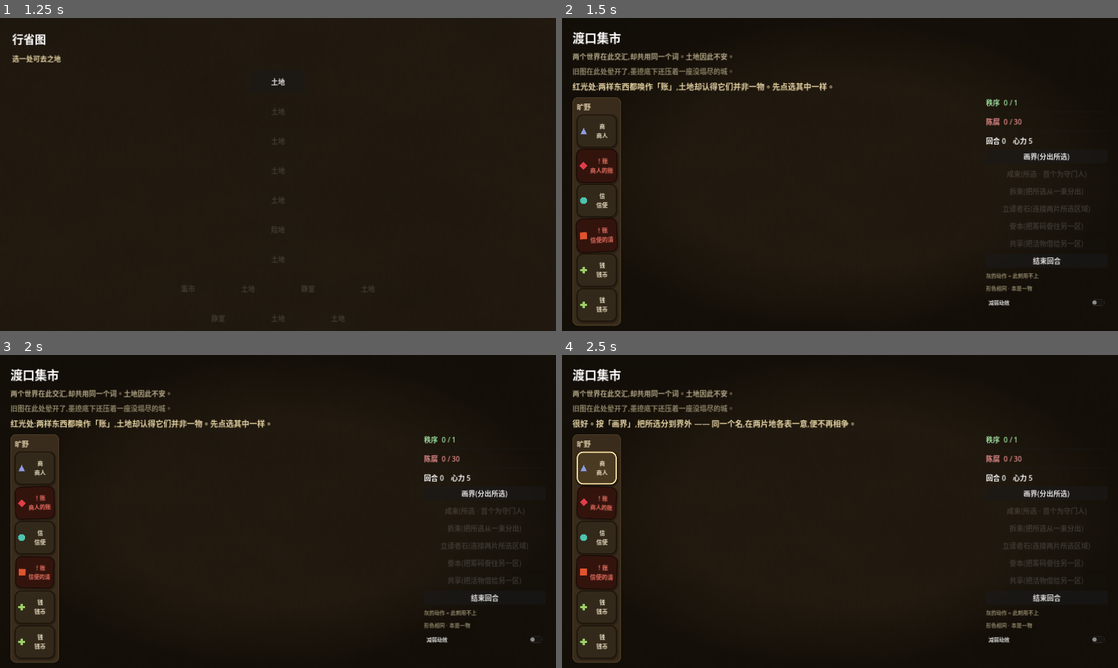
Above: before the commit, frames 1-4 (two rows, left to right).
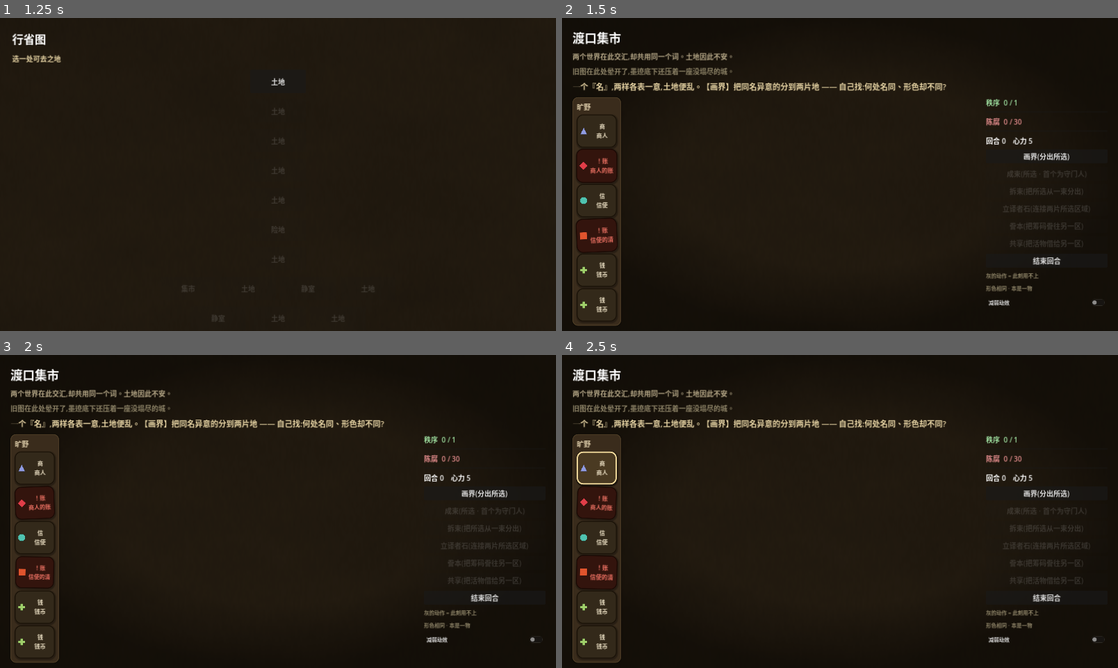
Above: after the commit, the same moments.

Repository: HelloKuoty/bounds
Game: Godot game, scene res://scenes/main/Main.tscn
The game is run twice, just before and just after one commit, with the same random seed, the same clock (stepped at 60 frames per second) and the same inputs.
Inputs:
- Up to frame 1 (1.25 s): click "启程" at 0.5 s
- Up to frame 2 (1.5 s): click "土地" at 1.25 s
- Up to frame 3 (2 s): no input
- Up to frame 4 (2.5 s): click "商 商人" at 2 s

Frame 1 is identical in both runs. In frame 2, 1.2% of the frame differs, in the area x 1-70%, y 20-24%; in frame 3, 1.2%; in frame 4, 1.2%.

Commit message:
iter-25: de-hand-hold guidance — teach the tool + how to diagnose, never which pieces
Roguelike-lite 程序第一刀(根因#1, 委员会一致):
- G_* 重构: 引导只教"动作干嘛 + 怎么自己诊断"(同名异形? 形色相同本该同束? 哪束太满?), 绝不点具体棋子; 学会后转类型无关 G_LOOK"细看名与形,自寻其谬"
- _update_guide 去掉 SELECT/ACT/NUDGE 指向与 sel 依赖; 红/！/颤动仍是反馈非答案
- 红线测试: 学会前(教工具)与学会后(go look)引导皆 assert 不含冲突字"账" → 诊断还给玩家
- 同步 test_no_jargon 扫描列表; 99绿, smoke通关, LOAD 0. 重导出网页.
保留动作按钮情境亮灭(次级提示, 待iter-26陷阱/iter-29构筑自然弱化); 行为级"naive必败"红线随陷阱进iter-26.

Co-Authored-By: Claude Opus 4.8 (1M context) <noreply@anthropic.com>

Diff:
--- a/scripts/ui/territory_view.gd
+++ b/scripts/ui/territory_view.gd
@@ -36,25 +36,19 @@
 ]
 const MEANING_SHAPES := ["circle", "square", "diamond", "triangle", "cross", "ring"]
 
-# Contextual guidance — speaks only in the world's own terms, never the concepts.
-const G_OVERLOAD_SELECT := "红光处:两样东西都唤作「%s」,土地却认得它们并非一物。先点选其中一样。"
-const G_OVERLOAD_ACT := "很好。按「画界」,把所选分到界外 —— 同一个名,在两片地各表一意,便不再相争。"
-const G_CLUSTER_SELECT := "红光的这几样本该是一体,如今各自飘散。把它们全部点选。"
-const G_CLUSTER_ACT := "按「成束」,让它们归于一束 —— 头一个所选,便是看门的。"
-const G_CLASH_SELECT := "两片地被界隔开,却仍要彼此往来。从这两片地里各点一样。"
-const G_CLASH_ACT := "按「立译者石」,在两片地之间架起一座通路。"
+# Guidance teaches the TOOL and HOW TO DIAGNOSE — never which pieces. The first time
+# a trouble appears, teach what the verb does + the heuristic to look for; once the
+# verb is learned the guide goes quiet (G_LOOK) and diagnosis is the player's job —
+# the red / ！/ tremble are feedback, not the answer. (去保姆化, iter-25)
+const G_TEACH_WALL := "一个『名』,两样各表一意,土地便乱。【画界】把同名异意的分到两片地 —— 自己找:何处名同、形色却不同?"
+const G_TEACH_BUNDLE := "有几样本是一体,却各自飘散。【成束】把它们收拢、立一个看门的 —— 自己认:哪些形色相同、本该同束?"
+const G_TEACH_SPLIT := "一束揽得太多,便守不住。【拆束】把其中几样分出去,各有所守 —— 看看哪一束太满。"
+const G_TEACH_TRANSLATOR := "界隔开了两片地,有些事仍要往来。【立译者石】在两片地间架一座通路 —— 找那对隔界相望、却还连着的。"
+const G_TEACH_SHORTAGE := "此地缺一味。筹码可【誊本】誊来一份;独一份的活物只能【共享】(有代价) —— 看缺的是什么。"
+const G_TEACH_EXPOSED := "腐斑要漫开了。【画界】把近旁的好东西围到界外 —— 趁它还没沾上。"
+const G_LOOK := "土地不安 —— 细看名与形,自寻其谬。"
 const G_SETTLED := "土地已然安宁。按「结束回合」,静观其变。"
 const G_CLEARED := "此地已净。"
-# Faded guidance — once a verb is learned, only point at the trouble, don't tell.
-const G_NUDGE_OVERLOAD := "「%s」处,红光仍在相争。"
-const G_NUDGE_CLUSTER := "几样泛红之物,本该是一体。"
-const G_NUDGE_CLASH := "界的两边,还差一座通路。"
-const G_BLOAT := "一束揽得太多了。从中点选几样,按「拆束」分出去,各有所守。"
-const G_BLOAT_NUDGE := "一束揽得太多,分一些出去。"
-const G_SHORTAGE := "此地缺一样东西。把别处的筹码点上,再点此地一样,按「誊本」誊来;若是活物,则用「共享」。"
-const G_SHORTAGE_NUDGE := "此地还缺一样东西。"
-const G_EXPOSED := "红斑要漫过来了!选中近旁的好东西,按「画界」把它们围到界外。"
-const G_EXPOSED_NUDGE := "红斑近了 —— 把好东西围走。"
 
 signal continue_pressed
 signal retry_pressed
@@ -634,34 +628,21 @@
 	if insts.is_empty():
 		_guide.text = G_SETTLED
 		return
-	var inst: Dictionary = insts[0]
-	var sel := _selected.size()
-	match inst["type"]:
+	# Teach the tool + how to diagnose the first time a trouble appears — never which
+	# pieces. Once the verb is learned, go quiet and let the player read the board.
+	match insts[0]["type"]:
 		"name_overload":
-			if taught.get("wall", false):
-				_guide.text = G_NUDGE_OVERLOAD % inst["glyph"]
-			else:
-				_guide.text = G_OVERLOAD_SELECT % inst["glyph"] if sel == 0 else G_OVERLOAD_ACT
+			_guide.text = G_LOOK if taught.get("wall", false) else G_TEACH_WALL
 		"unguarded_cluster":
-			if taught.get("bundle", false):
-				_guide.text = G_NUDGE_CLUSTER
-			else:
-				_guide.text = G_CLUSTER_SELECT if sel == 0 else G_CLUSTER_ACT
+			_guide.text = G_LOOK if taught.get("bundle", false) else G_TEACH_BUNDLE
+		"bloated_bundle":
+			_guide.text = G_LOOK if taught.get("split", false) else G_TEACH_SPLIT
 		"clash":
-			if taught.get("translator", false):
-				_guide.text = G_NUDGE_CLASH
-			else:
-				var regions := {}
-				for pid in _selected.keys():
-					regions[board.region_of(pid)] = true
-				_guide.text = G_CLASH_SELECT if regions.size() < 2 else G_CLASH_ACT
-		"bloated_bundle":
-			_guide.text = G_BLOAT_NUDGE if taught.get("split", false) else G_BLOAT
+			_guide.text = G_LOOK if taught.get("translator", false) else G_TEACH_TRANSLATOR
 		"shortage":
-			var knows: bool = taught.get("copy", false) or taught.get("share", false)
-			_guide.text = G_SHORTAGE_NUDGE if knows else G_SHORTAGE
+			_guide.text = G_LOOK if (taught.get("copy", false) or taught.get("share", false)) else G_TEACH_SHORTAGE
 		"exposed":
-			_guide.text = G_EXPOSED_NUDGE if taught.get("wall", false) else G_EXPOSED
+			_guide.text = G_LOOK if taught.get("wall", false) else G_TEACH_EXPOSED
 
 
 ## A verb button lights up only when the board currently has a problem it solves
--- a/tests/test_no_jargon.gd
+++ b/tests/test_no_jargon.gd
@@ -32,14 +32,9 @@
 		out.append(s)
 	# Contextual guidance lines.
 	for s in [
-		TerritoryView.G_OVERLOAD_SELECT, TerritoryView.G_OVERLOAD_ACT,
-		TerritoryView.G_CLUSTER_SELECT, TerritoryView.G_CLUSTER_ACT,
-		TerritoryView.G_CLASH_SELECT, TerritoryView.G_CLASH_ACT,
-		TerritoryView.G_SETTLED, TerritoryView.G_CLEARED,
-		TerritoryView.G_NUDGE_OVERLOAD, TerritoryView.G_NUDGE_CLUSTER, TerritoryView.G_NUDGE_CLASH,
-		TerritoryView.G_BLOAT, TerritoryView.G_BLOAT_NUDGE,
-		TerritoryView.G_SHORTAGE, TerritoryView.G_SHORTAGE_NUDGE,
-		TerritoryView.G_EXPOSED, TerritoryView.G_EXPOSED_NUDGE,
+		TerritoryView.G_TEACH_WALL, TerritoryView.G_TEACH_BUNDLE, TerritoryView.G_TEACH_SPLIT,
+		TerritoryView.G_TEACH_TRANSLATOR, TerritoryView.G_TEACH_SHORTAGE, TerritoryView.G_TEACH_EXPOSED,
+		TerritoryView.G_LOOK, TerritoryView.G_SETTLED, TerritoryView.G_CLEARED,
 	]:
 		out.append(s)
 	# Narrative prose + the boot screen's own words.
--- a/tests/test_territory_view.gd
+++ b/tests/test_territory_view.gd
@@ -51,21 +51,27 @@
 	view.free()
 
 
-func test_guide_is_full_when_untaught() -> void:
+func test_first_lesson_teaches_the_tool_not_the_pieces() -> void:
+	# 去保姆化(iter-25): the first time, the guide teaches what 画界 does + how to
+	# diagnose — but never names which pieces (no "账", no "click this one").
 	var board := BoardState.new()
 	board.load_territory(TerritoryDatabase.get_territory("the_crossing"))
 	var view := TerritoryView.new()
 	view.setup(board, {})  # nothing learned yet
-	assert_eq(view._guide.text, TerritoryView.G_OVERLOAD_SELECT % "账", "full guidance first time")
-	view.free()
-
-
-func test_guide_fades_once_taught() -> void:
+	assert_eq(view._guide.text, TerritoryView.G_TEACH_WALL, "first time: teach the tool + the diagnosis heuristic")
+	assert_false("账" in view._guide.text, "RED LINE: the guide never names the conflicting glyph — the player finds it")
+	view.free()
+
+
+func test_guide_goes_quiet_once_taught() -> void:
+	# Once the verb is learned the guide stops pointing — just "go look". Diagnosis is
+	# the player's job; the red / ！/ tremble are feedback, not the answer.
 	var board := BoardState.new()
 	board.load_territory(TerritoryDatabase.get_territory("the_crossing"))
 	var view := TerritoryView.new()
 	view.setup(board, {"wall": true})  # learned walls earlier
-	assert_eq(view._guide.text, TerritoryView.G_NUDGE_OVERLOAD % "账", "faded to a nudge once learned")
+	assert_eq(view._guide.text, TerritoryView.G_LOOK, "taught → type-agnostic 'go look', no pointing")
+	assert_false("账" in view._guide.text, "RED LINE: a learned-verb guide reveals nothing about which pieces")
 	view.free()
 
 
Not shown, changed: docs/index.html
Not shown, changed: docs/index.pck
Not shown, added: team/iterations/iter-25.md
